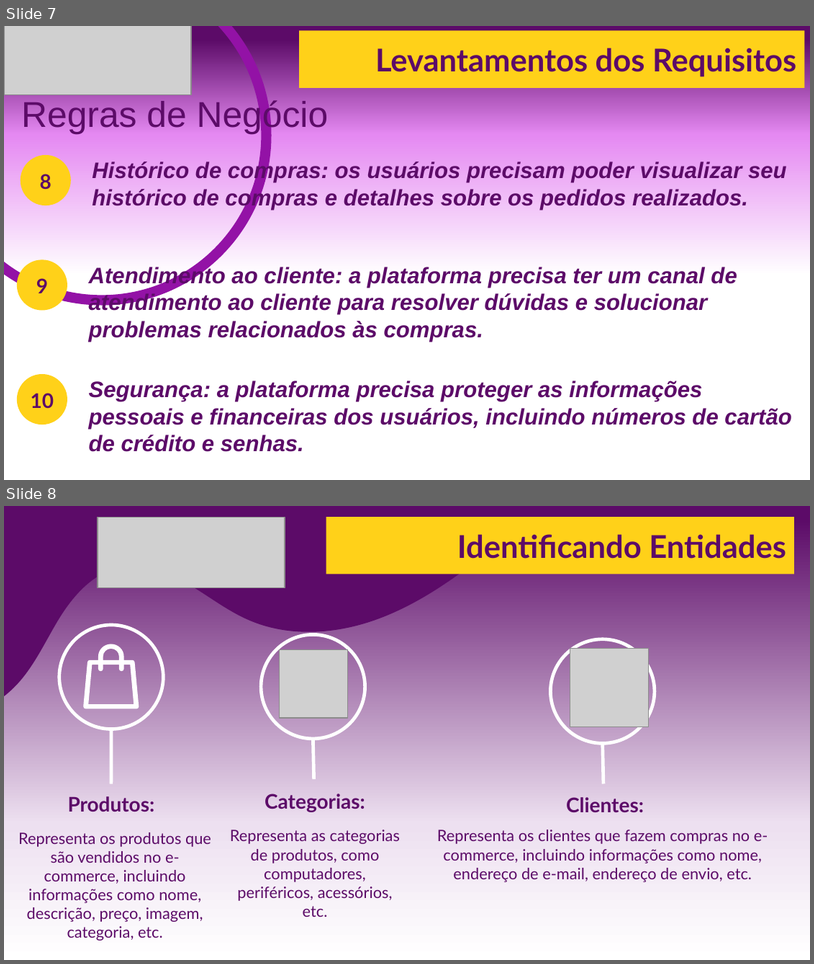
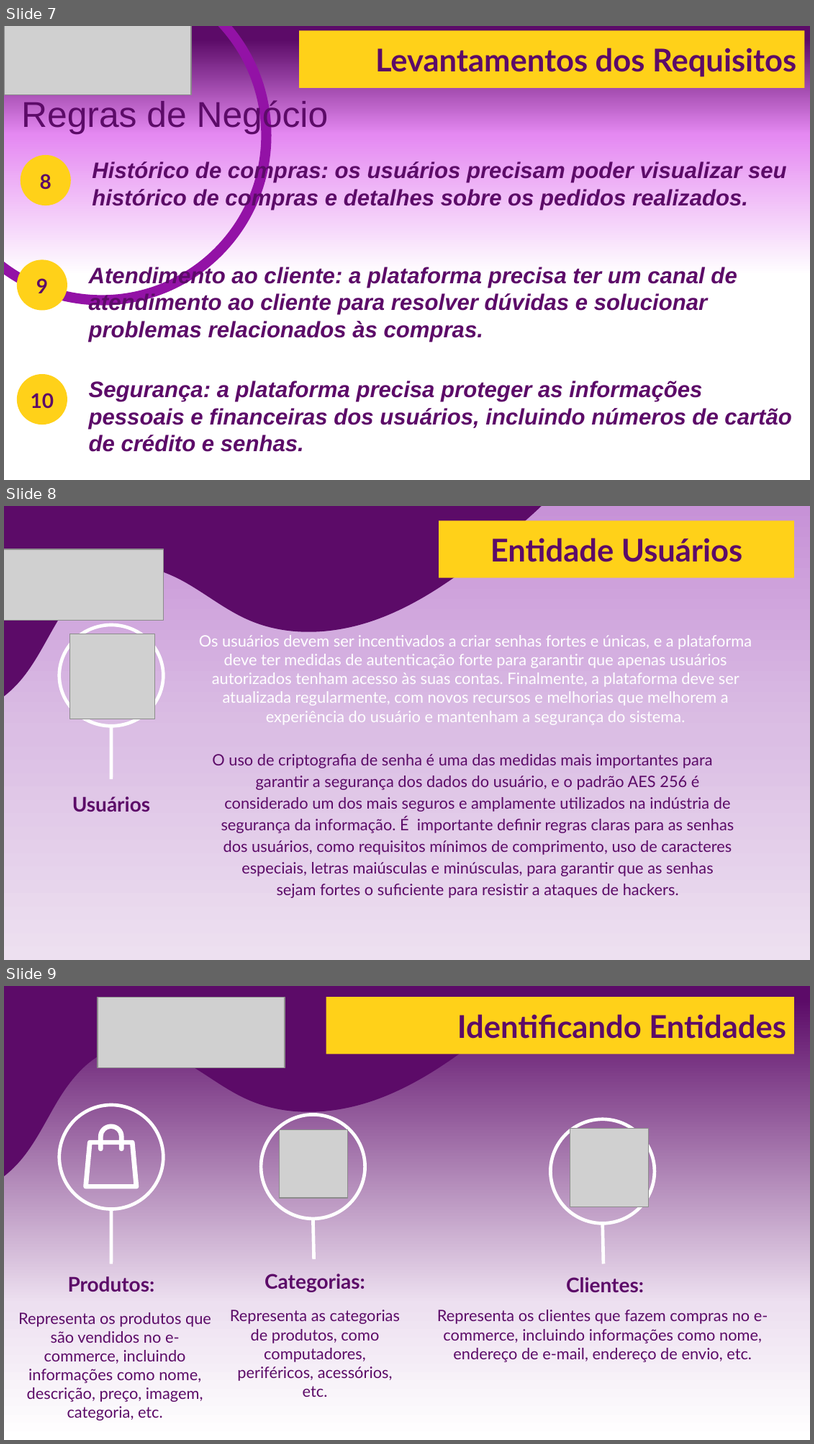
Before and after one commit to SouAnderson/PROJETO_INTEGRADOR, a slide deck: Projeto de Banco de Dados/Projeto Itegrado - analise de dados.pptx. Shown one above the other, each under a label of ours: slides 7 and 8 before the commit, slides 7, 8 and 9 after it. The pictures are 814x964 and 814x1444 pixels, drawn with LibreOffice and Linux fonts; fonts in the diff are those of the drawing; grey boxes stand for pictures. Boxes give left, top, right and bottom in pixels: in the first picture for what was removed or moved away, otherwise in the second. Text is boxed around its words. In the diff, an @@ line names an element or a change of style, - is before the commit and + after.

Commit message:
Reajuste nos arquivos da Modelagem de dados

```diff
--- a/Projeto de Banco de Dados/Projeto Itegrado - analise de dados.pptx
+++ b/Projeto de Banco de Dados/Projeto Itegrado - analise de dados.pptx
@@ slide 8 added at bbox=[4, 506, 810, 960], background gradient #C893D7 to #DBBEE4 to #EDE0F1; not listed: 1 template element that a slide beside it also shows @@
@@ title added at bbox=[439, 520, 795, 578], fill #FFD119, 28 pt, text #5C0B68, bold @@
+Entidade Usuários
@@ picture added at bbox=[4, 549, 163, 620] @@
@@ ellipse added at bbox=[59, 625, 164, 726], outline #FFFFFF 3 pt @@
@@ picture added at bbox=[70, 634, 154, 719] @@
@@ subtitle added at bbox=[199, 635, 752, 725], 14 pt, text #FFFFFF @@
+Os usuários devem ser incentivados a criar senhas fortes e únicas, e a plataforma deve ter medidas de autenticação forte para garantir que apenas usuários autorizados tenham acesso às suas contas. Finalmente, a plataforma deve ser atualizada regularmente, com novos recursos e melhorias que melhorem a experiência do usuário e mantenham a segurança do sistema.
@@ line added from (111, 726) to (111, 780), #FFFFFF 3 pt @@
@@ subtitle added at bbox=[212, 754, 735, 898], 14 pt, text #5C0B68 @@
+O uso de criptografia de senha é uma das medidas mais importantes para garantir a segurança dos dados do usuário, e o padrão AES 256 é considerado um dos mais seguros e amplamente utilizados na indústria de segurança da informação. É importante definir regras claras para as senhas dos usuários, como requisitos mínimos de comprimento, uso de caracteres especiais, letras maiúsculas e minúsculas, para garantir que as senhas sejam fortes o suficiente para resistir a ataques de hackers.
@@ subtitle added at bbox=[72, 796, 150, 811], 18 pt, text #5C0B68, bold @@
+Usuários
@@ what was slide 8 is now slide 9 @@
```
Also in this commit, not shown: 4 slides changed, 1 other slide added, 7 other files.
